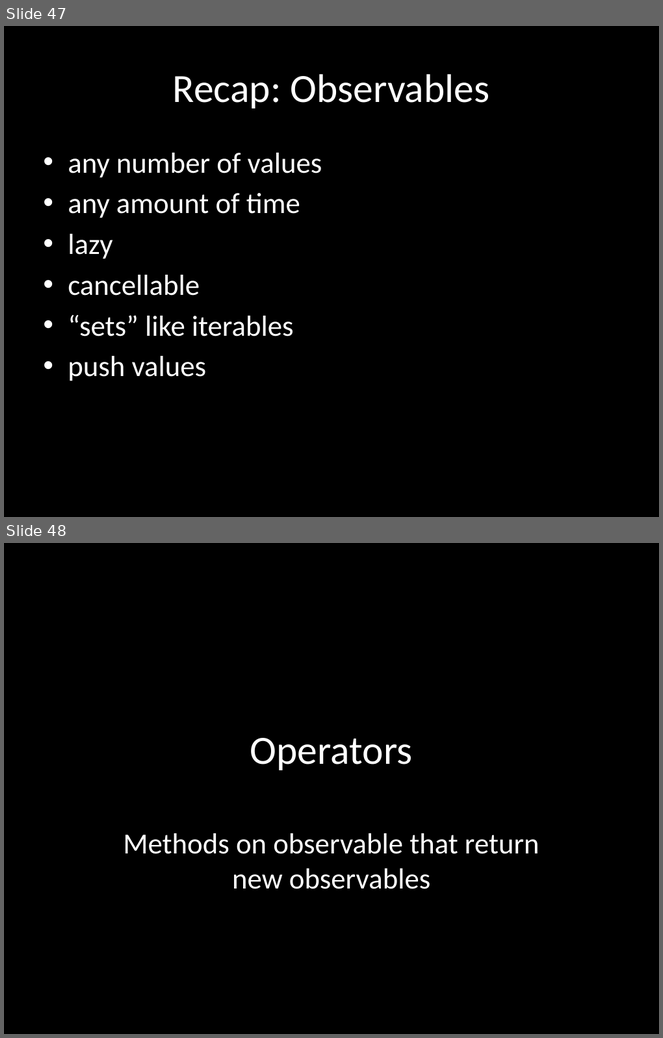
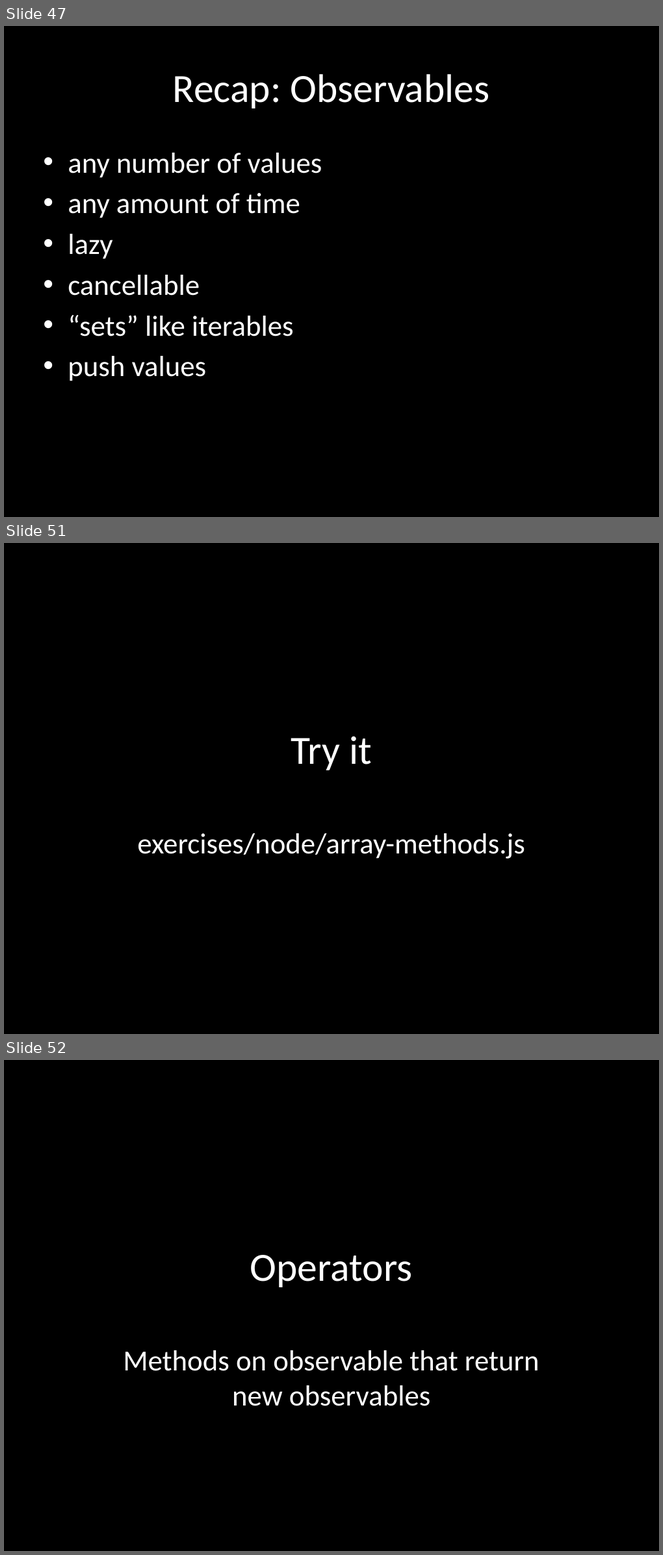
Before and after one commit to benlesh/rxjs-workshop-angular, a slide deck: rxjs-workshop.pptx. Shown one above the other, each under a label of ours: slides 47 and 48 before the commit, slides 47, 51 and 52 after it; the slides between them are not shown. The pictures are 663x1038 and 663x1555 pixels, drawn with LibreOffice and Linux fonts; fonts in the diff are those of the drawing. Boxes give left, top, right and bottom in pixels: in the first picture for what was removed or moved away, otherwise in the second. Text is boxed around its words. In the diff, an @@ line names an element or a change of style, - is before the commit and + after.

Commit message:
add array exercises

```diff
--- a/rxjs-workshop.pptx
+++ b/rxjs-workshop.pptx
@@ slide 51 added at (4, 543, 659, 1034), background #000000 @@
@@ title added at (291, 736, 372, 771), 44 pt, text #FFFFFF @@
+Try it
@@ subtitle added at (137, 834, 525, 859), 32 pt, text #FFFFFF @@
+exercises/node/array-methods.js
@@ what was slide 48 is now slide 52 @@
```
Also in this commit, not shown: 3 other slides added, 13 other files.
